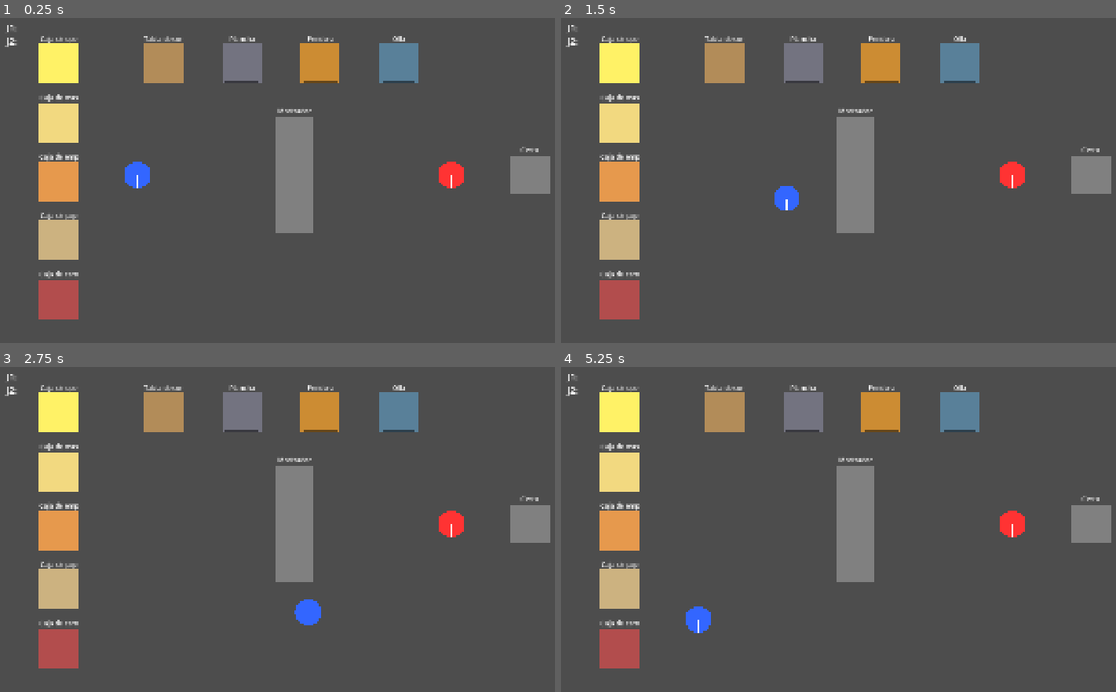
Above: before the commit, frames 1-4 (two rows, left to right).
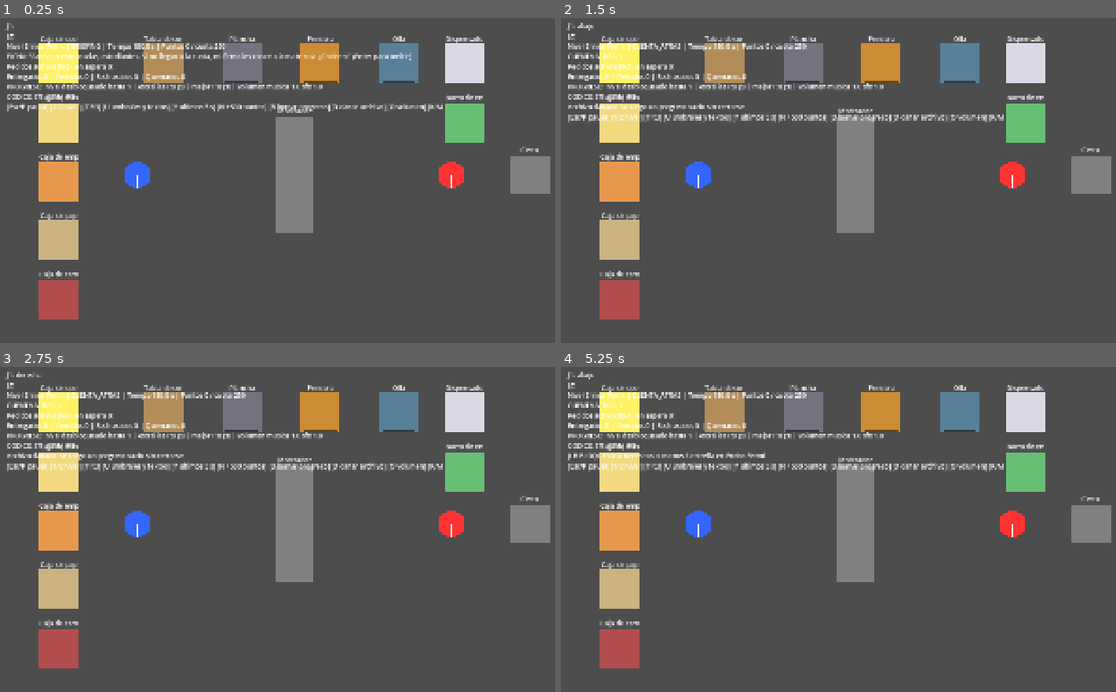
Above: after the commit, the same moments.

Repository: Penteo/traditional-kitchen
Game: Godot game, scene res://scenes/game/prueba_g1.tscn
Two runs of this game, one before a commit and one after it. Both use one fixed random seed, a clock stepped at 60 frames per second and the inputs below. This scene is started directly instead of the project's main scene.
Inputs:
- Up to frame 1 (0.25 s): no input
- Up to frame 2 (1.5 s): tap Enter (ui_accept) at 0.5, 0.77 s; hold D (j1_derecha) 0.53-1.28 s; tap F (j1_interactuar) at 0.6 s; hold S (j1_abajo) from 1.28 s (still down); tap G (j1_procesar) at 1.35 s
- Up to frame 3 (2.75 s): tap Enter (ui_accept) at 1.52 s; release S (j1_abajo) at 2.03 s; hold D (j1_derecha) from 2.03 s (still down); tap . (j2_interactuar) at 2.1 s
- Up to frame 4 (5.25 s): release D (j1_derecha) at 2.78 s; hold W (j1_arriba) 2.78-3.53 s; tap / (j2_procesar) at 2.85 s; tap Enter (ui_accept) at 3.02, 3.5, 3.77, 4.52 s; hold A (j1_izquierda) 3.53-5.03 s; tap T at 3.6 s; tap 1 at 4.35 s; hold S (j1_abajo) from 5.03 s (still down); tap 2 at 5.1 s

The runs differ from the first frame. In frame 1, 5.3% of the frame differs, in the area x 0-88%, y 1-39%; in frame 2, 5.9%; in frame 3, 5.9%; in frame 4, 6.0%, in the area x 0-88%, y 1-82%.
Error before the commit: Parse Error: Function "_pulsadas()" not found in base self. (res://scripts/vista/prueba_g1.gd:54)

Commit message:
fix: funcion _pulsadas en la escena de prueba

Diff:
--- a/scripts/vista/prueba_g1.gd
+++ b/scripts/vista/prueba_g1.gd
@@ -164,3 +164,11 @@
 		print("Frase %s: %d palabras (maximo 20) %s" % [nivel.nombre, palabras, "OK" if palabras <= 20 else "FALLA"])
 	var antagonista := load("res://data/antagonista.tres") as DatosAntagonista
 	print("Antagonista: %s" % antagonista.nombre)
+
+
+func _pulsadas(acciones: Array[String]) -> String:
+	var lista := PackedStringArray()
+	for accion in acciones:
+		if Input.is_action_pressed(accion):
+			lista.append(accion.substr(3))
+	return ", ".join(lista)
